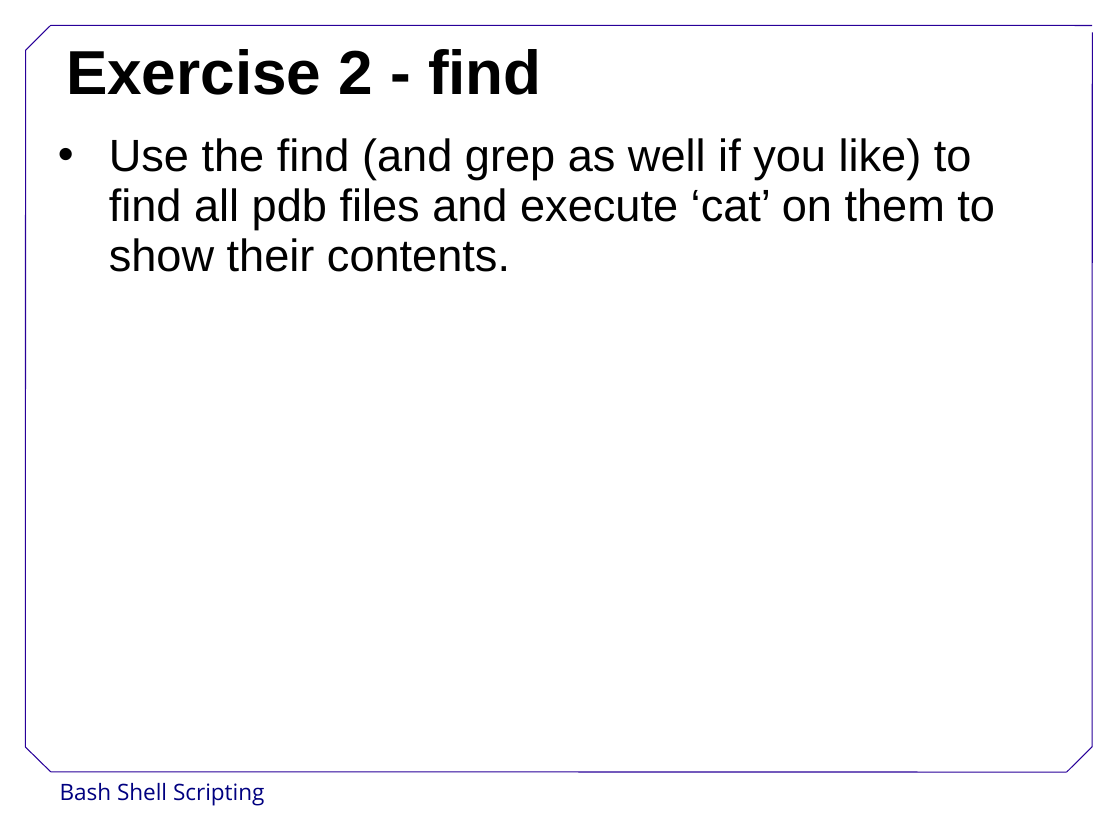
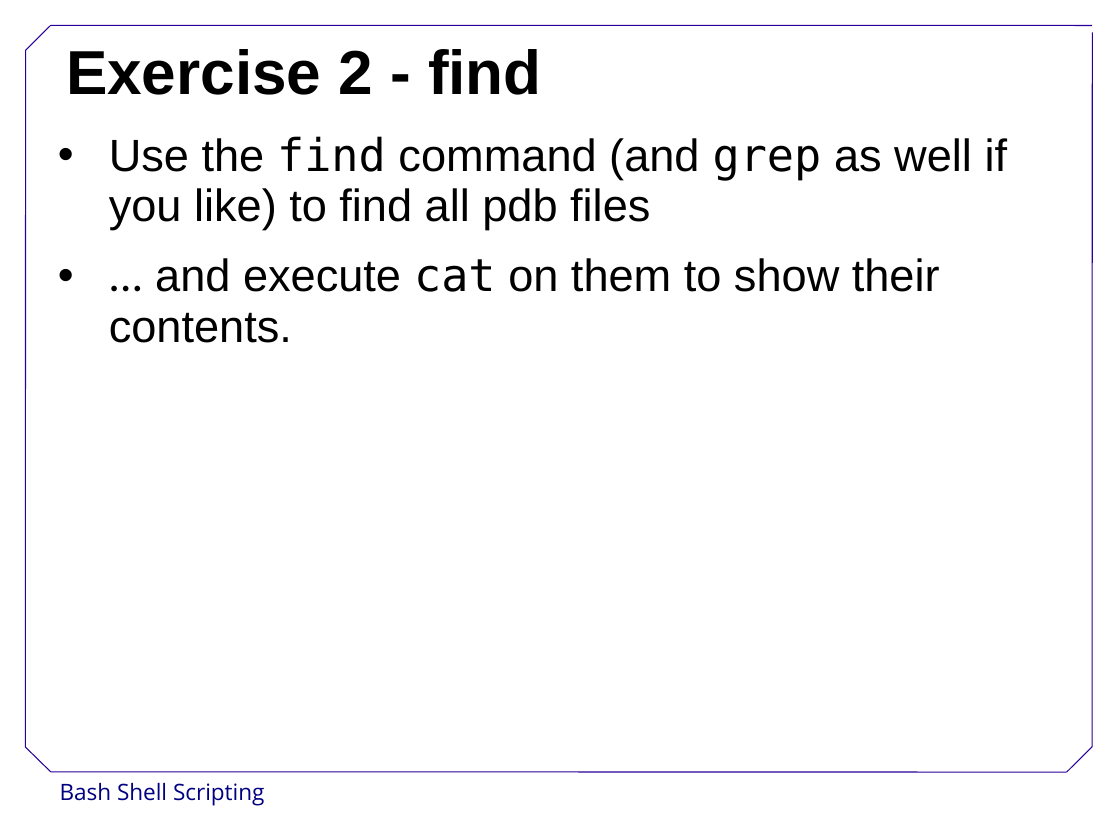
Before and after one commit to swcarpentry/DEPRECATED-boot-camps, a slide deck: slide 8 of instructor-shell/BashShellScripting.odp. Drawn at 1120x840 pixels with LibreOffice and Linux fonts; fonts in the diff are those of the drawing; background and template pictures are left out. Boxes give left, top, right and bottom in pixels: in the first picture for what was removed or moved away, otherwise in the second. Text is boxed around its words. In the diff, an @@ line names an element or a change of style, - is before the commit and + after.

```diff
--- a/instructor-shell/BashShellScripting.odp
+++ b/instructor-shell/BashShellScripting.odp
@@ text at bbox=[109, 136, 1008, 343]: text changed @@
-• Use the find (and grep as well if you like) to find all pdb files and execute ‘cat’ on them to show their contents.
+• Use the find command (and grep as well if you like) to find all pdb files
+• … and execute cat on them to show their contents.
```
Also in this commit, not shown: 1 other slide changed, 1 other file.
